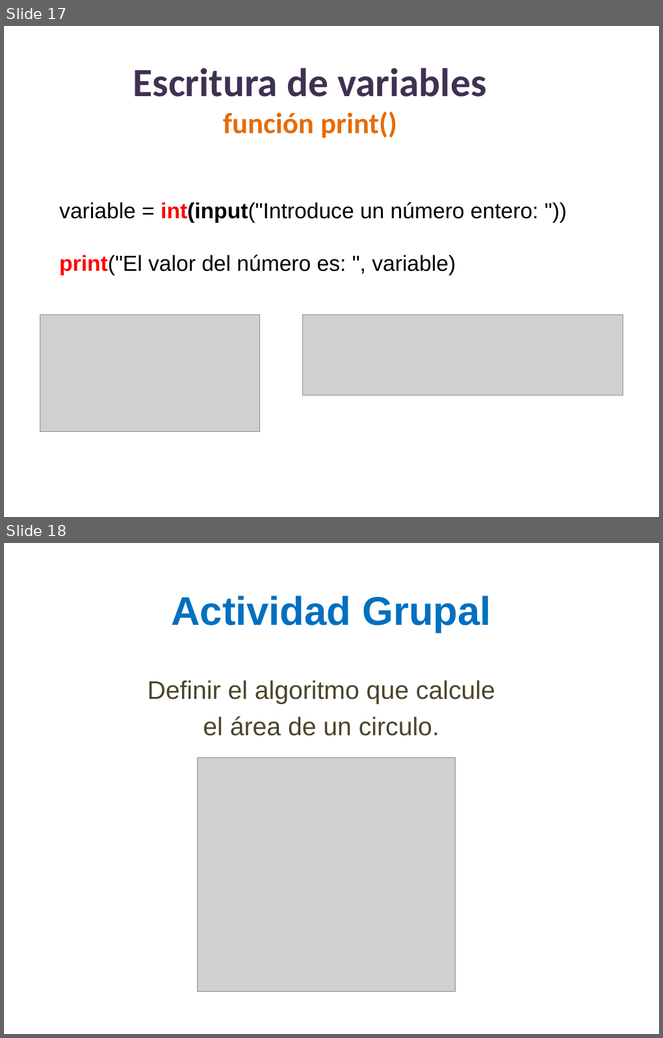
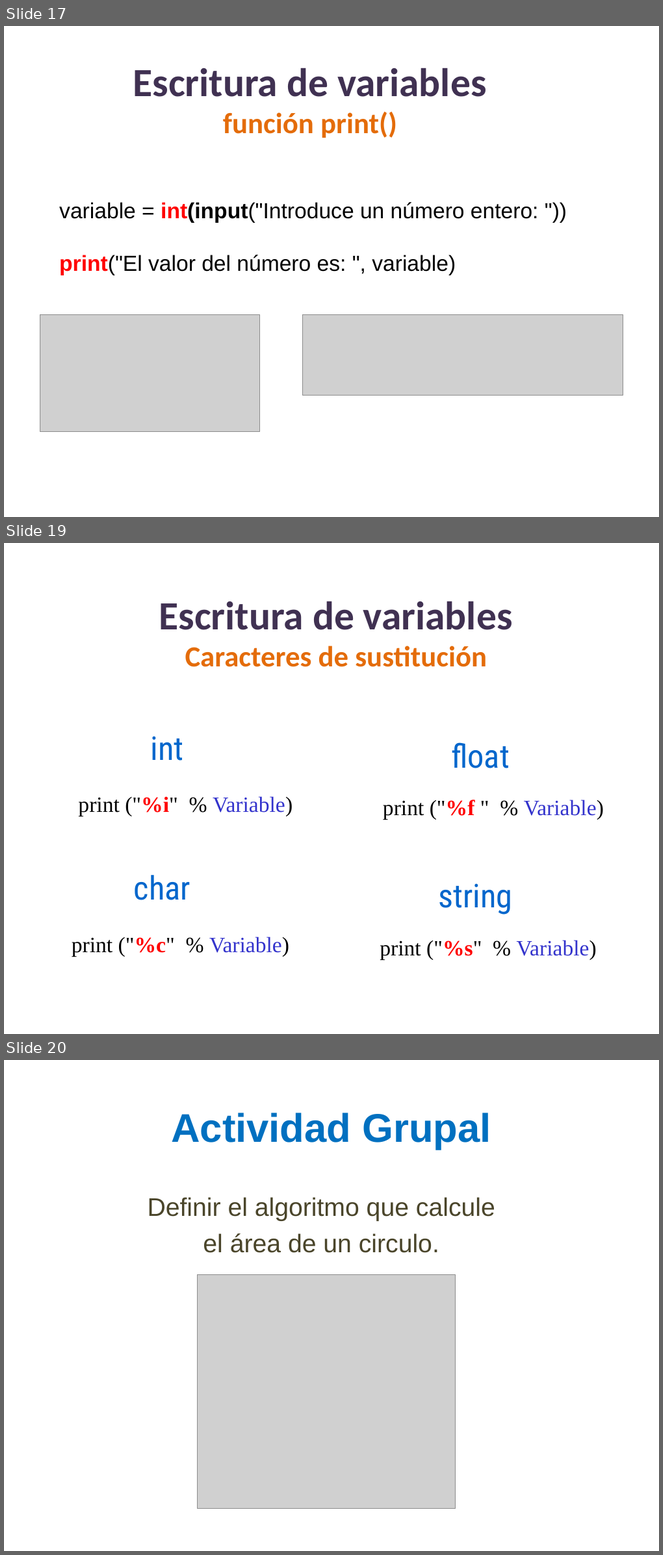
Before and after one commit to lizetheP/PensamientoC, a slide deck: Calendario2022/presentaciones/3_Componentes.pptx. Shown one above the other, each under a label of ours: slides 17 and 18 before the commit, slides 17, 19 and 20 after it; the slides between them are not shown. The pictures are 663x1038 and 663x1555 pixels, drawn with LibreOffice and Linux fonts; fonts in the diff are those of the drawing; grey boxes stand for pictures. Boxes give left, top, right and bottom in pixels: in the first picture for what was removed or moved away, otherwise in the second. Text is boxed around its words. In the diff, an @@ line names an element or a change of style, - is before the commit and + after.

```diff
--- a/Calendario2022/presentaciones/3_Componentes.pptx
+++ b/Calendario2022/presentaciones/3_Componentes.pptx
@@ slide 19 added at box(4, 543, 659, 1034), background #FFFFFF @@
@@ text added at box(159, 601, 513, 667), 32 pt, text #E46C0A, bold @@
+Escritura de variables
+Caracteres de sustitución
@@ text added at box(151, 736, 184, 761), 36 pt, text #0066CC @@
+int
@@ text added at box(451, 743, 510, 769), 36 pt, text #0066CC @@
+float
@@ text added at box(78, 797, 293, 817), 24 pt, text #000000 @@
+print ("%i" % Variable)
@@ text added at box(383, 800, 604, 820), 24 pt, text #000000 @@
+print ("%f " % Variable)
@@ text added at box(134, 875, 191, 901), 36 pt, text #0066CC @@
+char
@@ text added at box(438, 884, 512, 915), 36 pt, text #0066CC @@
+string
@@ text added at box(72, 937, 289, 957), 24 pt, text #000000 @@
+print ("%c" % Variable)
@@ text added at box(380, 940, 597, 960), 24 pt, text #000000 @@
+print ("%s" % Variable)
@@ what was slide 18 is now slide 20 @@
```
Also in this commit, not shown: 1 other slide added, 5 other files.
